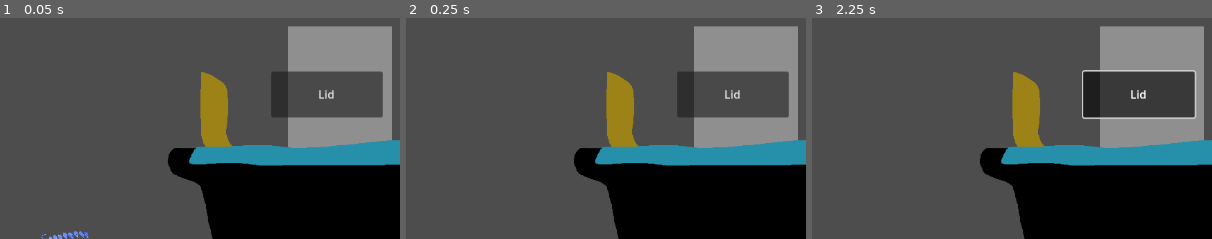
Above: before the commit, frames 1-3 (left to right).
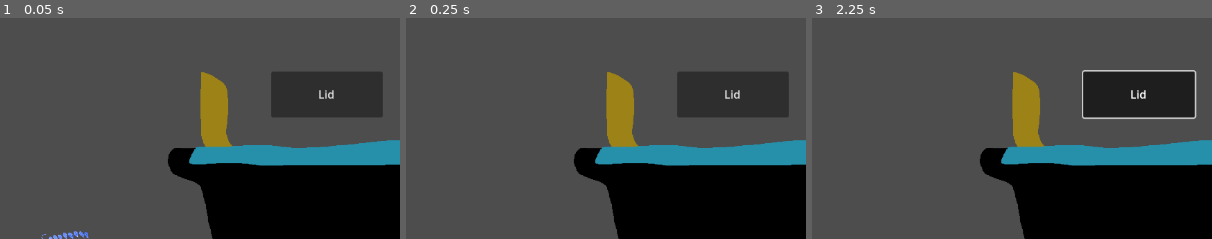
Above: after the commit, the same moments.

Repository: Gutek8134/poison-craft
Game: Godot game, scene res://scenes/levels/main.tscn
Same seed, same stepped clock (60 frames per second), same inputs: the game is played once before the commit and once after it. The engine's default icon, where the game draws it, is replaced by a stand-in: a white triangle on a blue panel in a dark square.
Inputs (mouse positions are % of the whole screen's width and height, from its top left):
- Up to frame 1 (0.05 s): no input
- Up to frame 2 (0.25 s): no input
- Up to frame 3 (2.25 s): click (58, 93) at 0.5 s; click (39, 93) at 1.25 s; click "Lid" at 2 s
The pictures show only the part of the screen within x 8-58%, y 17-67%; the shares and areas given below are measured in that part.

The runs differ from the first frame. In frame 1, 14% of the frame differs, in the area x 72-98%, y 3-59%; in frame 2, 14%; in frame 3, 13%.

Commit message:
created spawn for salespeople

Diff:
--- a/scenes/levels/counter.tscn
+++ b/scenes/levels/counter.tscn
@@ -21,3 +21,6 @@
 
 [node name="CustomerSpawn" type="Node2D" parent="."]
 position = Vector2(845, 276)
+
+[node name="SalesSpawn" type="Node2D" parent="."]
+position = Vector2(214, 276)
